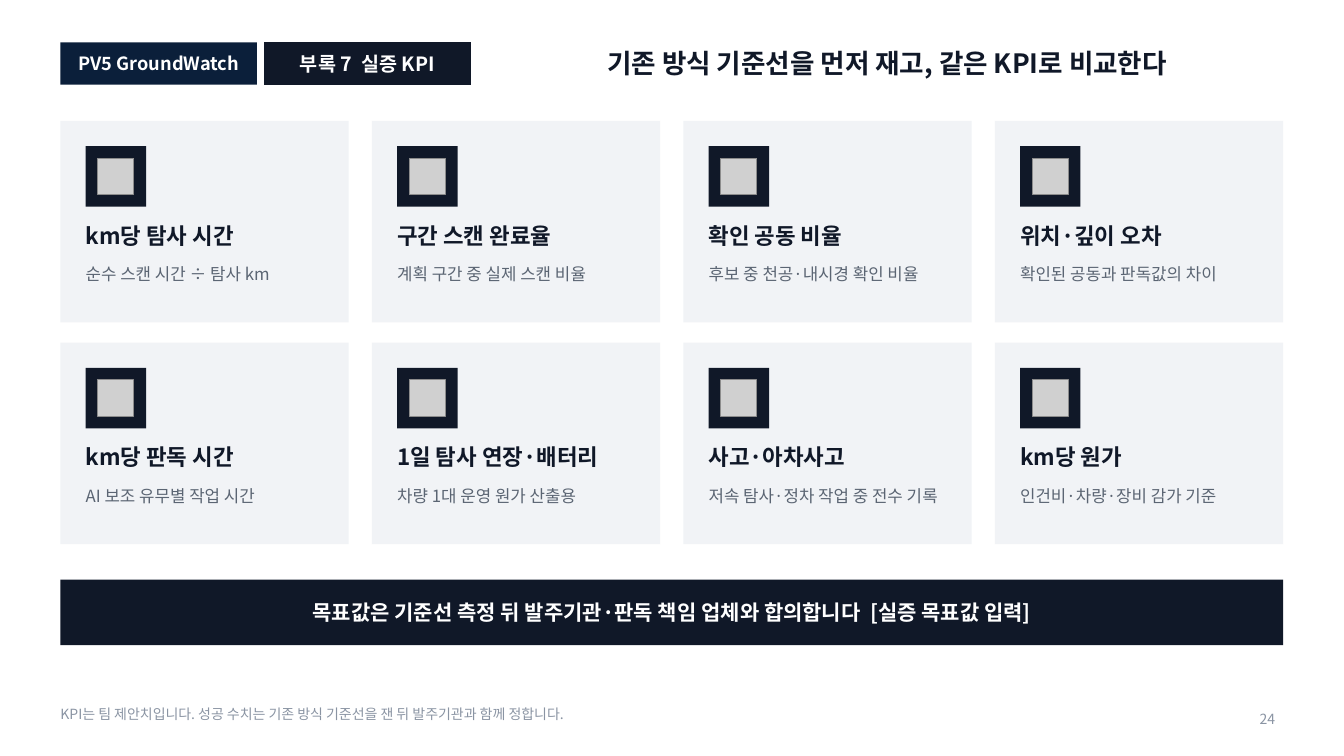
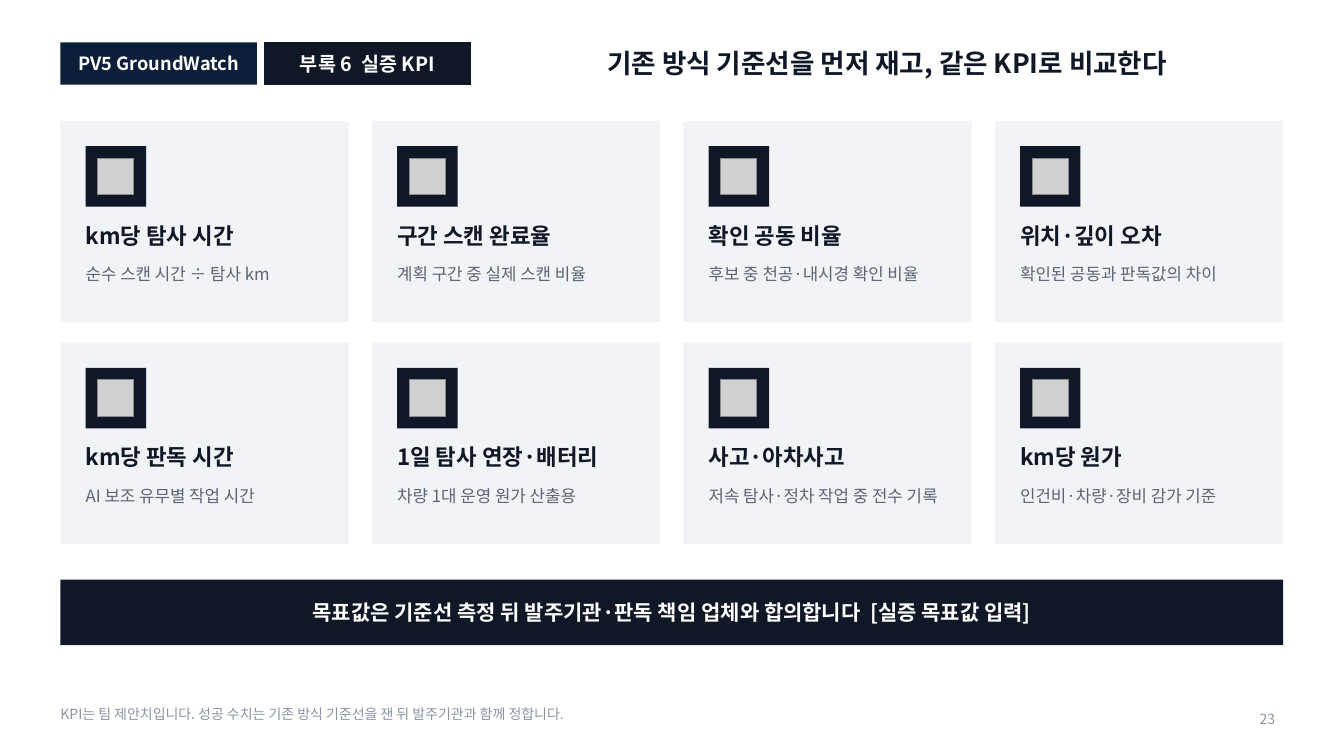
Before and after one commit to woojin-choe/pv5-hose-lab, a slide deck: slide 23 of ppt_all/PV5_GroundWatch_10_18.pptx (slide 24 before the commit). Drawn at 1344x756 pixels with LibreOffice and Linux fonts; fonts in the diff are those of the drawing; grey boxes stand for pictures. Boxes give left, top, right and bottom in pixels: in the first picture for what was removed or moved away, otherwise in the second. Text is boxed around its words. In the diff, an @@ line names an element or a change of style, - is before the commit and + after.

```diff
--- a/ppt_all/PV5_GroundWatch_10_18.pptx
+++ b/ppt_all/PV5_GroundWatch_10_18.pptx
@@ text in rectangle at (300, 54, 435, 73): text changed @@
-부록 7 실증 KPI
+부록 6 실증 KPI
@@ page number at (1260, 713, 1276, 724): text changed @@
-24
+23
```
Also in this commit, not shown: 18 other slides changed, 1 slide removed, 27 other files.
